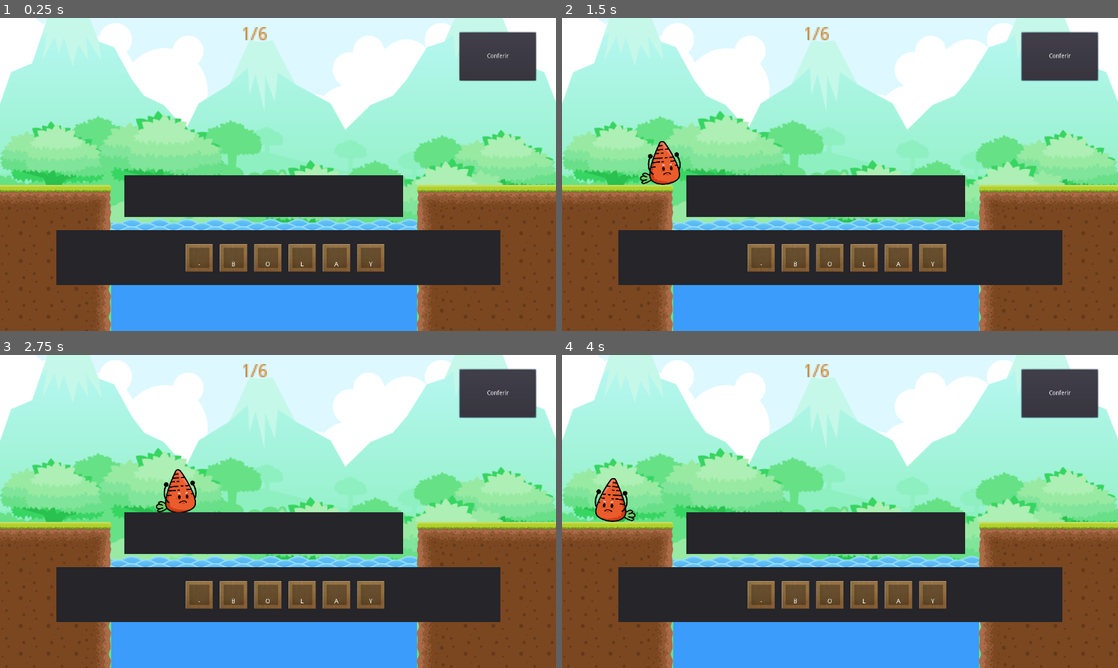
Above: before the commit, frames 1-4 (two rows, left to right).
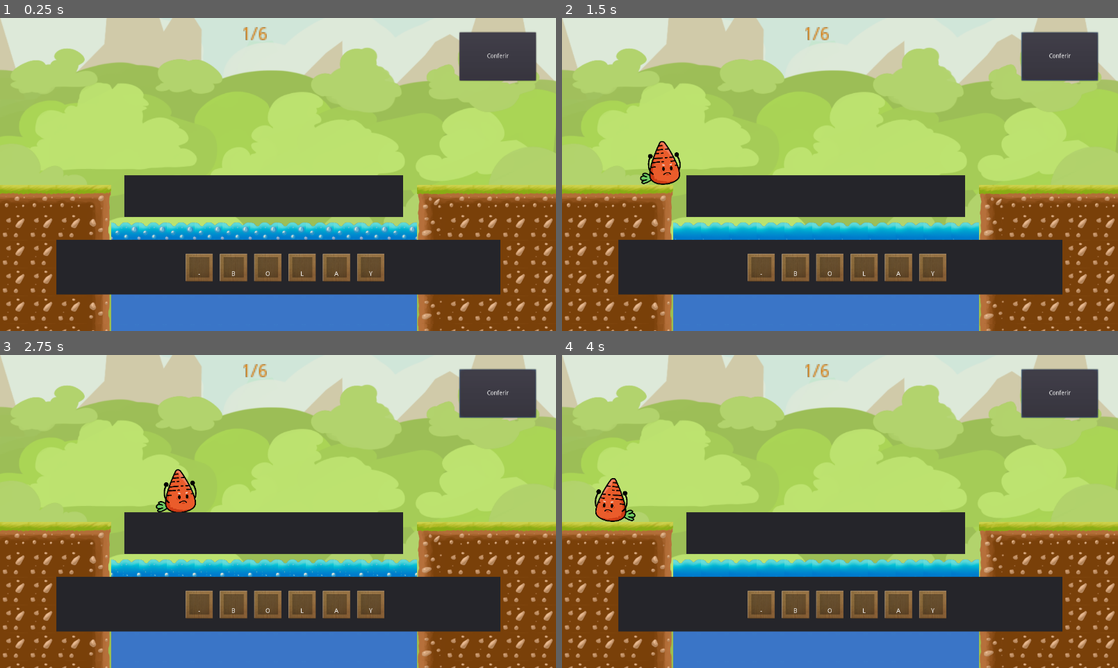
Above: after the commit, the same moments.

Repository: KevinTome/Unifesp
Game: Godot game, scene res://tela01.tscn
The game is run twice, just before and just after one commit, with the same random seed, the same clock (stepped at 60 frames per second) and the same inputs.
Inputs (mouse positions are in pixels of both pictures, inside the frame that each line leads up to):
- Up to frame 1 (0.25 s): no input
- Up to frame 2 (1.5 s): click "Conferir" at 0.5 s; tap Enter at 1.25 s; move the mouse to (962, 158) at 1.27 s; hold Right (ui_right) from 1.28 s (still down); click (962, 158) at 1.42 s
- Up to frame 3 (2.75 s): tap Up (ui_up) at 1.52 s; release Right (ui_right) at 2 s; drag from (166, 527) to (250, 574) at 2.02 s
- Up to frame 4 (4 s): tap Space at 2.75 s; move the mouse to (895, 442) at 2.77 s; hold Left (ui_left) 2.78-3.5 s; drag from (812, 574) to (673, 464) at 3.52 s

The runs differ from the first frame. In frame 1, 68% of the frame differs, in the area x 0-100%, y 0-100%; in frame 2, 67%; in frame 3, 67%; in frame 4, 67%.

Commit message:
textura para autorais: tiles e agua animada

Diff:
--- /dev/null
+++ b/desenvolvimento_de_games/game_Silabar/assets/water.tres
@@ -0,0 +1,27 @@
+[gd_resource type="AnimatedTexture" load_steps=8 format=2]
+
+[ext_resource path="res://assets/tileset/water/w4.png" type="Texture" id=1]
+[ext_resource path="res://assets/tileset/water/w5.png" type="Texture" id=2]
+[ext_resource path="res://assets/tileset/water/w7.png" type="Texture" id=3]
+[ext_resource path="res://assets/tileset/water/w6.png" type="Texture" id=4]
+[ext_resource path="res://assets/tileset/water/w1.png" type="Texture" id=5]
+[ext_resource path="res://assets/tileset/water/w2.png" type="Texture" id=6]
+[ext_resource path="res://assets/tileset/water/w3.png" type="Texture" id=7]
+
+[resource]
+flags = 4
+frames = 7
+fps = 9.0
+frame_0/texture = ExtResource( 5 )
+frame_1/texture = ExtResource( 6 )
+frame_1/delay_sec = 0.0
+frame_2/texture = ExtResource( 7 )
+frame_2/delay_sec = 0.0
+frame_3/texture = ExtResource( 1 )
+frame_3/delay_sec = 0.0
+frame_4/texture = ExtResource( 2 )
+frame_4/delay_sec = 0.0
+frame_5/texture = ExtResource( 4 )
+frame_5/delay_sec = 0.0
+frame_6/texture = ExtResource( 3 )
+frame_6/delay_sec = 0.0
--- /dev/null
+++ b/desenvolvimento_de_games/game_Silabar/assets/water2.tres
@@ -0,0 +1,27 @@
+[gd_resource type="AnimatedTexture" load_steps=8 format=2]
+
+[ext_resource path="res://assets/tileset/water/w4.png" type="Texture" id=1]
+[ext_resource path="res://assets/tileset/water/w5.png" type="Texture" id=2]
+[ext_resource path="res://assets/tileset/water/w7.png" type="Texture" id=3]
+[ext_resource path="res://assets/tileset/water/w6.png" type="Texture" id=4]
+[ext_resource path="res://assets/tileset/water/w1.png" type="Texture" id=5]
+[ext_resource path="res://assets/tileset/water/w2.png" type="Texture" id=6]
+[ext_resource path="res://assets/tileset/water/w3.png" type="Texture" id=7]
+
+[resource]
+flags = 4
+frames = 7
+fps = 9.0
+frame_0/texture = ExtResource( 7 )
+frame_1/texture = ExtResource( 1 )
+frame_1/delay_sec = 0.0
+frame_2/texture = ExtResource( 2 )
+frame_2/delay_sec = 0.0
+frame_3/texture = ExtResource( 4 )
+frame_3/delay_sec = 0.0
+frame_4/texture = ExtResource( 3 )
+frame_4/delay_sec = 0.0
+frame_5/texture = ExtResource( 5 )
+frame_5/delay_sec = 0.0
+frame_6/texture = ExtResource( 6 )
+frame_6/delay_sec = 0.0
--- a/desenvolvimento_de_games/game_Silabar/tela01.tscn
+++ b/desenvolvimento_de_games/game_Silabar/tela01.tscn
@@ -25,6 +25,8 @@
 [ext_resource path="res://assets/personagem/cenoura_606x590/skeleton-animation_01.png" type="Texture" id=23]
 [ext_resource path="res://src_letras.gd" type="Script" id=24]
 [ext_resource path="res://button.gd" type="Script" id=25]
+[ext_resource path="res://assets/water.tres" type="Texture" id=26]
+[ext_resource path="res://assets/water2.tres" type="Texture" id=27]
 [ext_resource path="res://target.gd" type="Script" id=30]
 
 [sub_resource type="ConvexPolygonShape2D" id=7]
@@ -131,6 +133,48 @@
 "shape_transform": Transform2D( 1, 0, 0, 1, 0, 0 )
 } ]
 0/z_index = 0
+1/name = "water.tres 1"
+1/texture = ExtResource( 26 )
+1/tex_offset = Vector2( 0, 0 )
+1/modulate = Color( 1, 1, 1, 1 )
+1/region = Rect2( 0, 0, 64, 64 )
+1/tile_mode = 0
+1/occluder_offset = Vector2( 0, 0 )
+1/navigation_offset = Vector2( 0, 0 )
+1/shape_offset = Vector2( 0, 0 )
+1/shape_transform = Transform2D( 1, 0, 0, 1, 0, 0 )
+1/shape_one_way = false
+1/shape_one_way_margin = 0.0
+1/shapes = [  ]
+1/z_index = 0
+2/name = "water.tres 2"
+2/texture = ExtResource( 26 )
+2/tex_offset = Vector2( 0, 0 )
+2/modulate = Color( 1, 1, 1, 1 )
+2/region = Rect2( 0, 0, 64, 64 )
+2/tile_mode = 0
+2/occluder_offset = Vector2( 0, 0 )
+2/navigation_offset = Vector2( 0, 0 )
+2/shape_offset = Vector2( 0, 0 )
+2/shape_transform = Transform2D( 1, 0, 0, 1, 0, 0 )
+2/shape_one_way = false
+2/shape_one_way_margin = 0.0
+2/shapes = [  ]
+2/z_index = 0
+3/name = "water2.tres 3"
+3/texture = ExtResource( 27 )
+3/tex_offset = Vector2( 0, 0 )
+3/modulate = Color( 1, 1, 1, 1 )
+3/region = Rect2( 0, 0, 64, 64 )
+3/tile_mode = 0
+3/occluder_offset = Vector2( 0, 0 )
+3/navigation_offset = Vector2( 0, 0 )
+3/shape_offset = Vector2( 0, 0 )
+3/shape_transform = Transform2D( 1, 0, 0, 1, 0, 0 )
+3/shape_one_way = false
+3/shape_one_way_margin = 0.0
+3/shapes = [  ]
+3/z_index = 0
 
 [sub_resource type="SpriteFrames" id=5]
 animations = [ {
@@ -163,7 +207,7 @@
 tile_set = SubResource( 16 )
 show_collision = true
 format = 1
-tile_data = PoolIntArray( 458751, 0, 1, 393216, 0, 1, 393217 …(160 unchanged characters)… 54, 0, 65537, 458755, 0, 65538, 458756, 0, 131075, 458757, 0, 131075, 458758, 0, 131075, 458759, 0, 131075, 458760, 0, 131075, 458761, 0, 131075, 458762, 0, 131075, 458763, 0, 131075, 458764, 0, 131075, 458765, 0, 131075, 458766, 0, 131075, 458767, 0, 65536, 458768, 0, 65537, 45 …(1536 unchanged characters)…
+tile_data = PoolIntArray( 458751, 0, 1, 393216, 0, 1, 393217 …(160 unchanged characters)… 54, 0, 65537, 458755, 0, 65538, 458756, 1, 0, 458757, 1, 0, 458758, 1, 0, 458759, 1, 0, 458760, 1, 0, 458761, 1, 0, 458762, 1, 0, 458763, 1, 0, 458764, 1, 0, 458765, 1, 0, 458766, 1, 0, 458767, 0, 65536, 458768, 0, 65537, 45 …(1536 unchanged characters)…
 
 [node name="KinematicBody2D" type="KinematicBody2D" parent="."]
 script = ExtResource( 22 )
@@ -180,9 +224,9 @@
 
 [node name="DragAndDropColumns" type="HBoxContainer" parent="."]
 margin_left = 130.0
-margin_top = 488.0
+margin_top = 510.0
 margin_right = 1152.0
-margin_bottom = 614.0
+margin_bottom = 636.0
 rect_min_size = Vector2( 1022, 126 )
 
 [node name="SourceContainer" type="Panel" parent="DragAndDropColumns"]
Binary file changed: desenvolvimento_de_games/game_Silabar/assets/tileset/BG.png
Binary file changed: desenvolvimento_de_games/game_Silabar/assets/tileset/sprites_64.png
Binary file added: desenvolvimento_de_games/game_Silabar/assets/tileset/water/w1.png
Not shown, added: desenvolvimento_de_games/game_Silabar/assets/tileset/water/w1.png.import
Binary file added: desenvolvimento_de_games/game_Silabar/assets/tileset/water/w2.png
Not shown, added: desenvolvimento_de_games/game_Silabar/assets/tileset/water/w2.png.import
Binary file added: desenvolvimento_de_games/game_Silabar/assets/tileset/water/w3.png
Not shown, added: desenvolvimento_de_games/game_Silabar/assets/tileset/water/w3.png.import
Binary file added: desenvolvimento_de_games/game_Silabar/assets/tileset/water/w4.png
Not shown, added: desenvolvimento_de_games/game_Silabar/assets/tileset/water/w4.png.import
Binary file added: desenvolvimento_de_games/game_Silabar/assets/tileset/water/w5.png
Not shown, added: desenvolvimento_de_games/game_Silabar/assets/tileset/water/w5.png.import
(and 5 more such lines)
